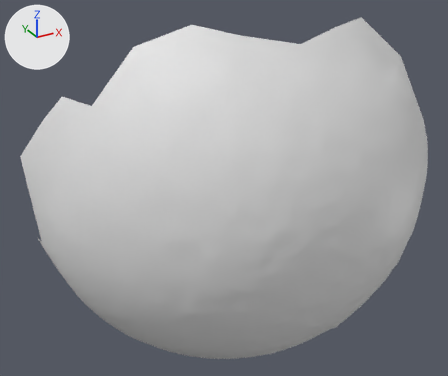
The OBJ model res/final/camerafocus/cleanedup/CameraFocus_M24.000001.obj, before and after one commit.
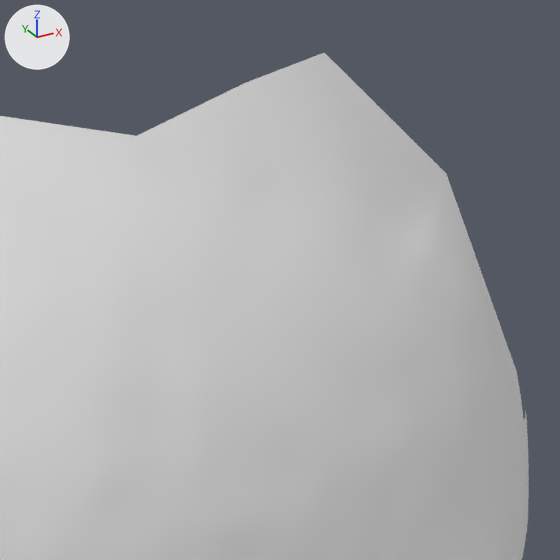
Each version is shown whole from a 50 mm camera at (-216.8, -390.5, -15.9) aimed at (-114.2, -203.7, -109.2), then close up on the part from 57% to 98% of the width and 0% to 48% of the height. The lights are fixed; the arrows at upper left show +X, +Y and +Z. Where no turn or scale is listed for an object, it has been applied to the vertices.

Names of what the first close-up shows: 'CameraFocus_M24.000001'.
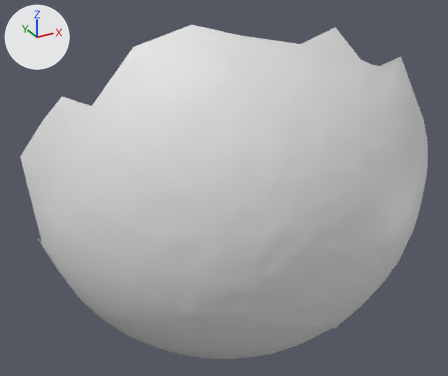
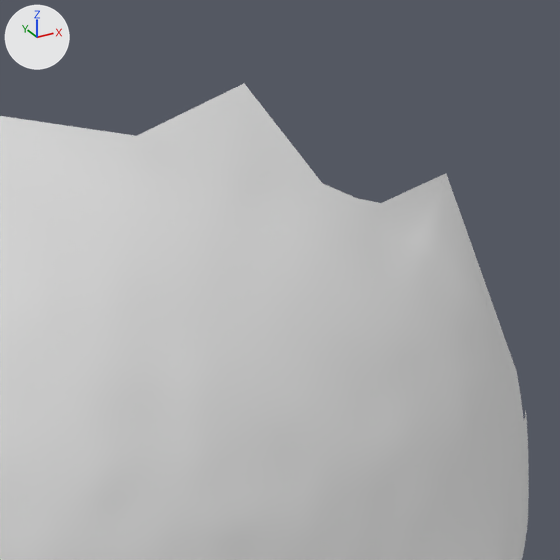
What differs and where, as boxes [x1, y1, x2, y2] in the close-ups (560 x 560 px):
'CameraFocus_M24.000001', reshaped: before [0, 53, 529, 560]; after [0, 84, 529, 560]
part 1 of me_camerafocus_m24_000001, deleted: before [244, 53, 445, 203]

The edits, one by one:
me_camerafocus_m24_000001 has 3090 vertices, 6129 faces and spans x -181.0..-31.0, y -259.0..-164.0, z -187.0..-46.0.
me_camerafocus_m24_000001 is used by ob_camerafocus_m24_000001; location (0.0, 0.0, 0.0).
Verts and faces of me_camerafocus_m24_000001; kept vertices keep their numbers, new ones are numbered from 3090.
Before the commit, vertices of me_camerafocus_m24_000001: 1176 (-75.0, -239.0, -61.0) at pixel (381, 203), 1724 (-85.0, -240.0, -57.0) at pixel (322, 183), 1915 (-80.0, -240.0, -60.0) at pixel (357, 198), 3081 (-56.0, -228.0, -62.0) at pixel (446, 173), 3087 (-91.0, -234.0, -48.0) at pixel (244, 83).
Before the commit, vertices of me_camerafocus_m24_000001: 3089 (-78.0, -230.0, -46.0) at pixel (324, 52).
Part 1, on me_camerafocus_m24_000001:
Vertices deleted: 3089 (with the faces that use them).
